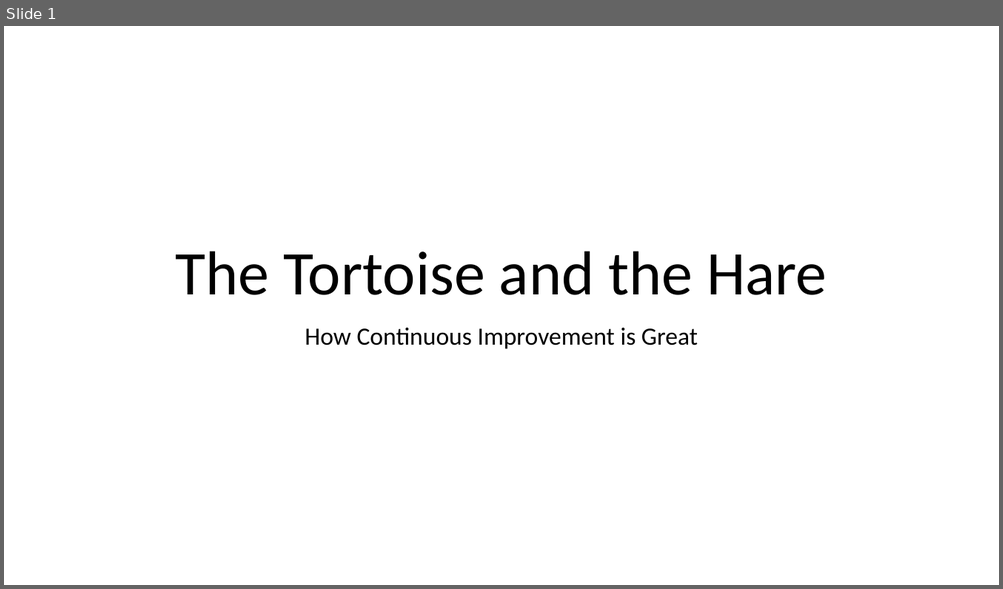
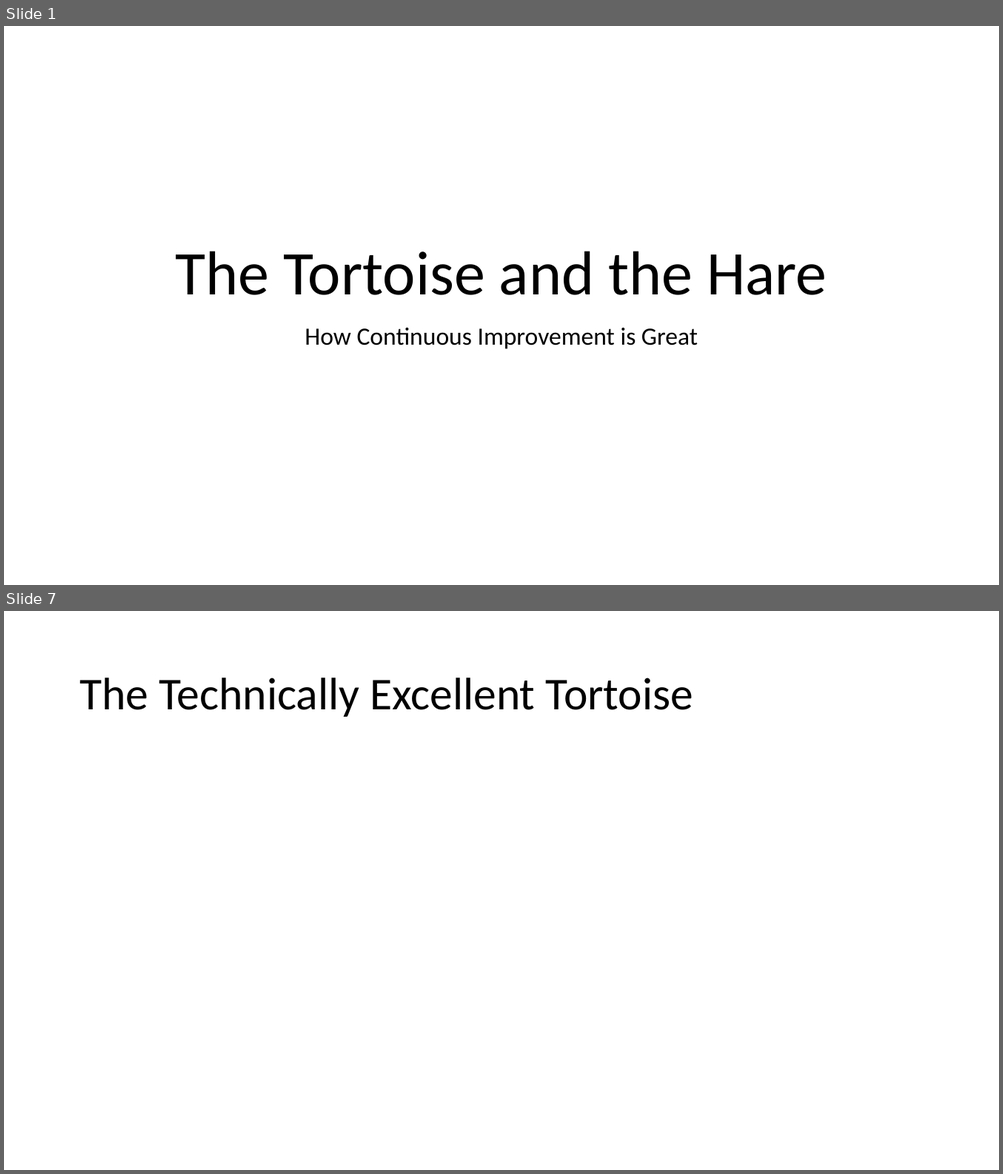
Before and after one commit to jugisahunk/presentations, a slide deck: tortoise-and-hare/tortoise-and-hare.pptx. Shown one above the other, each under a label of ours: slide 1 before the commit, slides 1 and 7 after it; the slides between them are not shown. The pictures are 1003x589 and 1003x1174 pixels, drawn with LibreOffice and Linux fonts; fonts in the diff are those of the drawing. Boxes give left, top, right and bottom in pixels: in the first picture for what was removed or moved away, otherwise in the second. Text is boxed around its words. In the diff, an @@ line names an element or a change of style, - is before the commit and + after.

```diff
--- a/tortoise-and-hare/tortoise-and-hare.pptx
+++ b/tortoise-and-hare/tortoise-and-hare.pptx
@@ slide 7 added at [4,611,999,1170], background #FFFFFF @@
@@ title added at [79,678,693,717], 44 pt, text #000000 @@
+The Technically Excellent Tortoise
```
Also in this commit, not shown: 28 other slides added, 1 other file.
